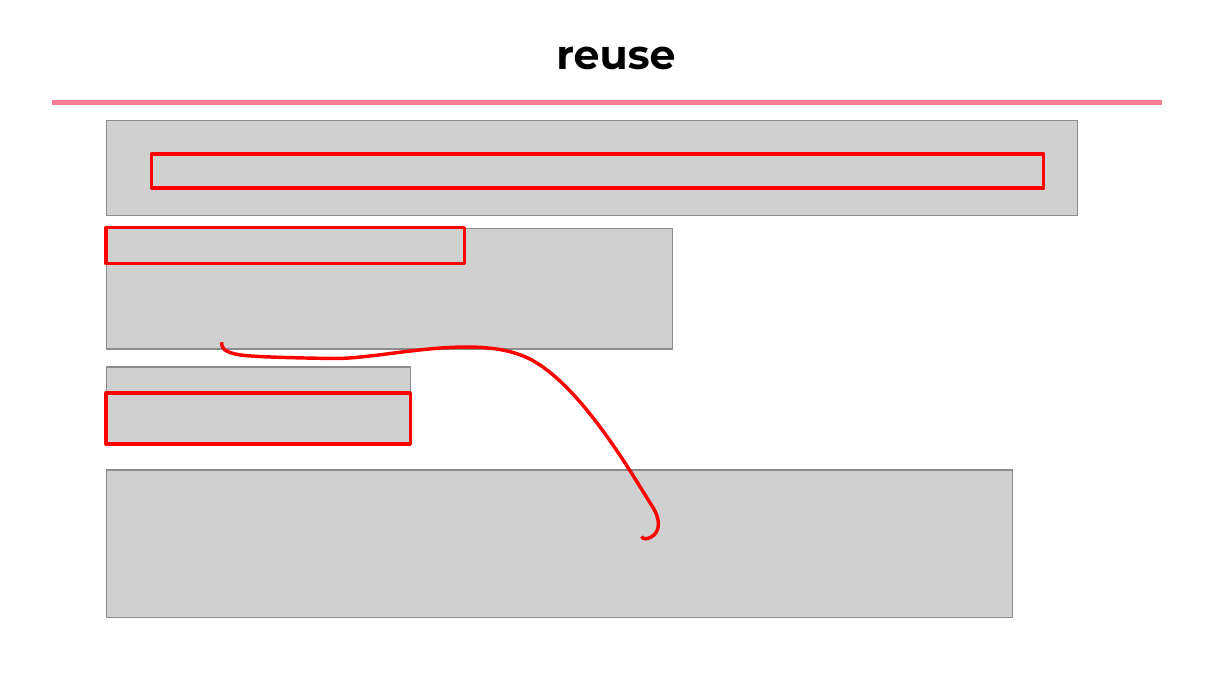
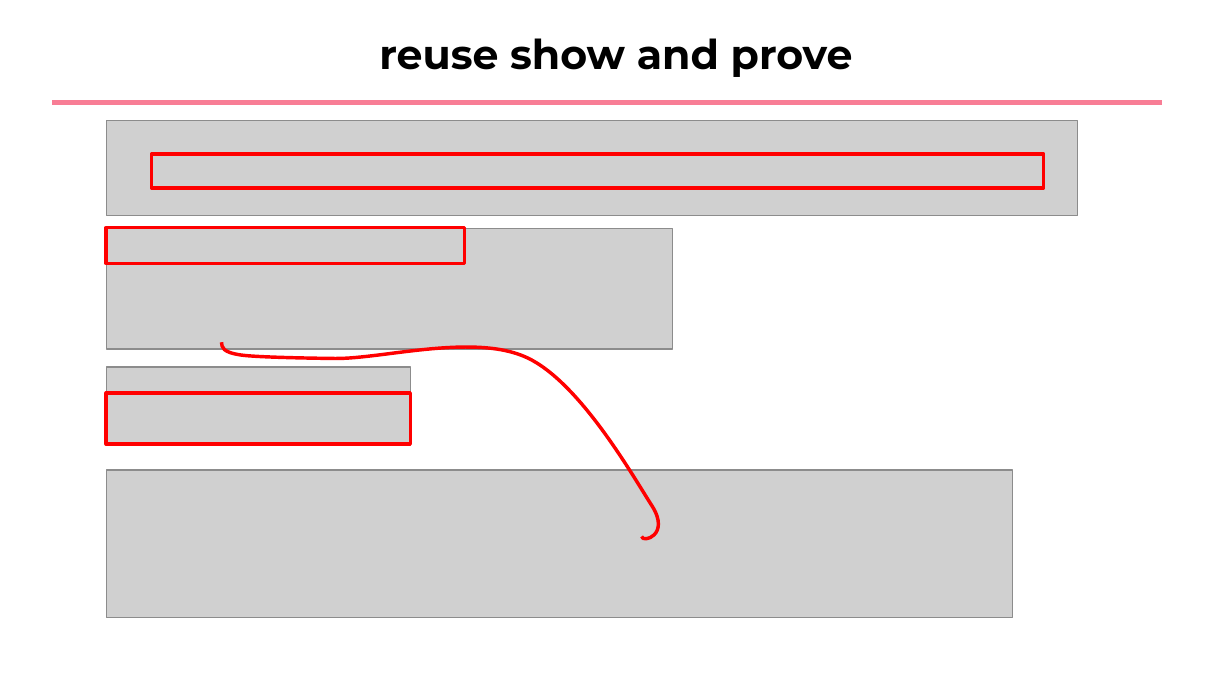
Before and after one commit to sewonpark-sec/SSL-Seminar, a slide deck: slide 9 of 11_Use_After_Free.pptx (slide 11 before the commit). Drawn at 1232x693 pixels with LibreOffice and Linux fonts; fonts in the diff are those of the drawing; grey boxes stand for pictures. Boxes give left, top, right and bottom in pixels: in the first picture for what was removed or moved away, otherwise in the second. Text is boxed around its words. In the diff, an @@ line names an element or a change of style, - is before the commit and + after.

```diff
--- a/11_Use_After_Free.pptx
+++ b/11_Use_After_Free.pptx
@@ title at (379,38,853,77): text changed @@
-reuse
+reuse show and prove
```
Also in this commit, not shown: 9 other slides changed, 4 slides added, 9 slides removed.
